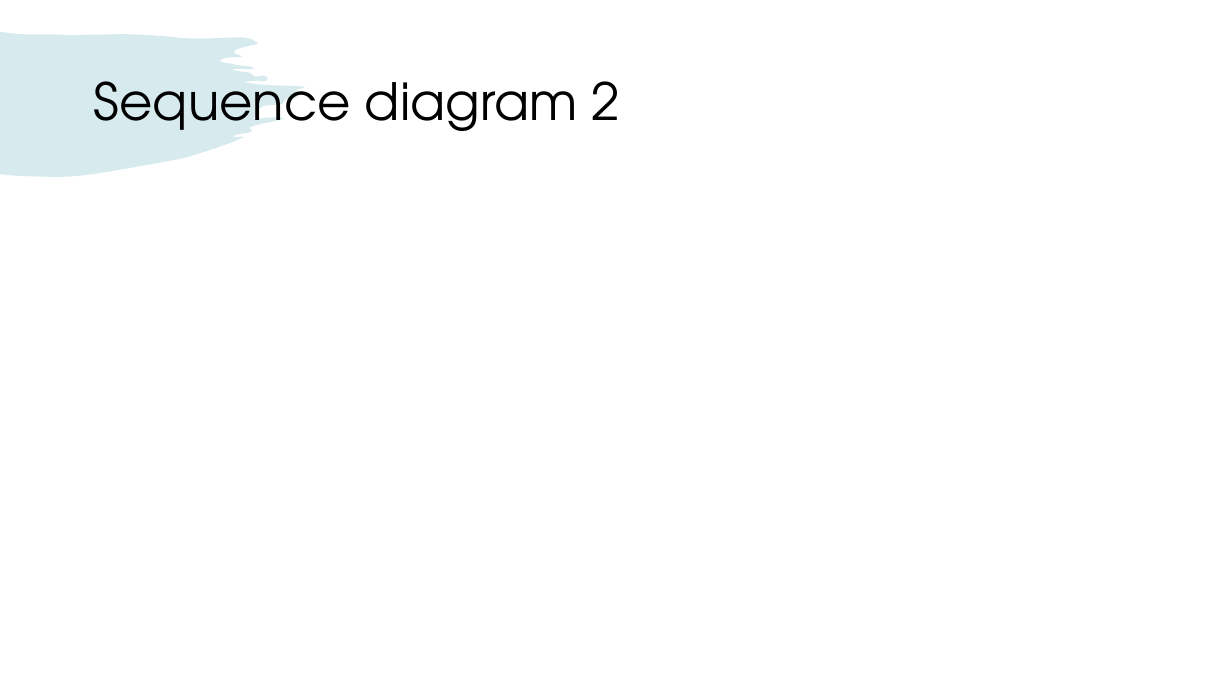
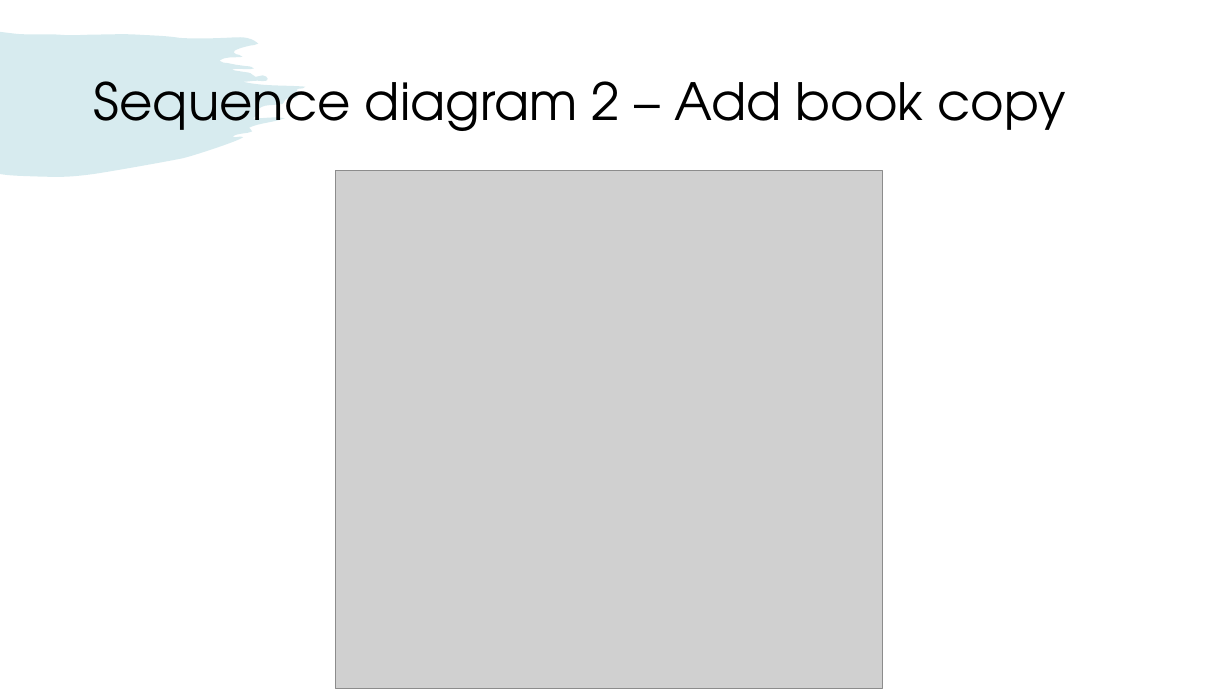
Before and after one commit to venturousman/miu-mpp-library, a slide deck: slide 5 of documents/Group 7 Library Application Presentation.pptx. Drawn at 1232x693 pixels with LibreOffice and Linux fonts; fonts in the diff are those of the drawing; grey boxes stand for pictures. Boxes give left, top, right and bottom in pixels: in the first picture for what was removed or moved away, otherwise in the second. Text is boxed around its words. In the diff, an @@ line names an element or a change of style, - is before the commit and + after.

Commit message:
add diagrams

```diff
--- a/documents/Group 7 Library Application Presentation.pptx
+++ b/documents/Group 7 Library Application Presentation.pptx
@@ title at [94, 81, 1066, 131]: text changed @@
-Sequence diagram 2
+Sequence diagram 2 – Add book copy
@@ picture added at [335, 171, 882, 689] @@
```
Also in this commit, not shown: 3 other slides changed, 1 slide added, 4 other files.
